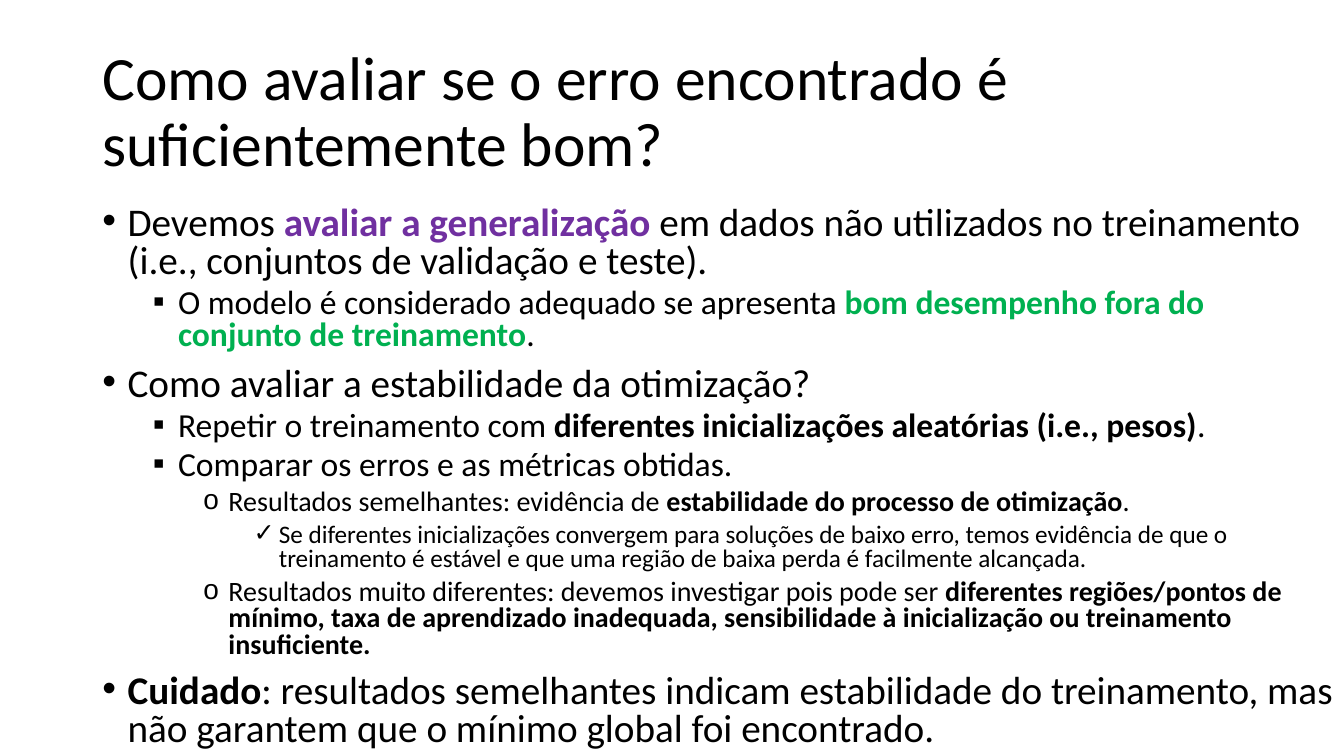
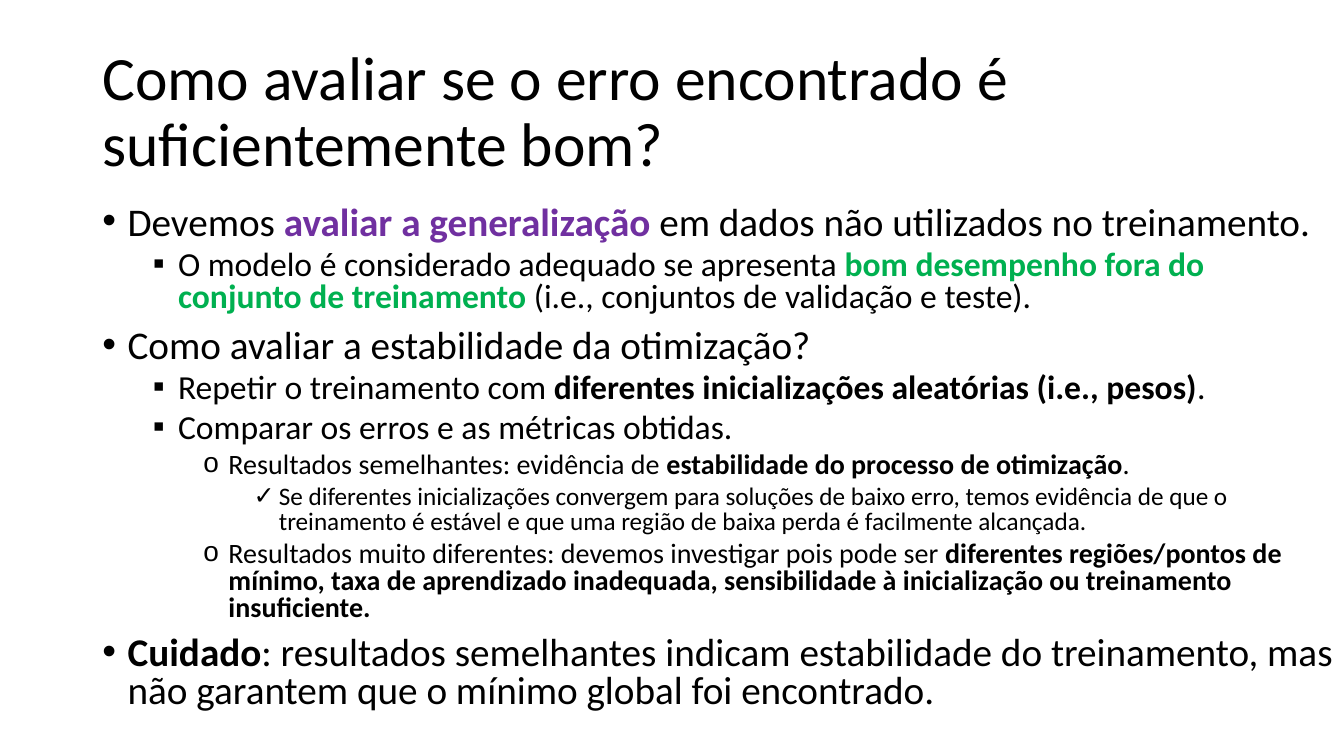
Before and after one commit to zz4fap/c24_inteligencia_artificial, a slide deck: slide 51 of slides/C24_MLP.pptx. Drawn at 1344x756 pixels with LibreOffice and Linux fonts; fonts in the diff are those of the drawing. Boxes give left, top, right and bottom in pixels: in the first picture for what was removed or moved away, otherwise in the second. Text is boxed around its words. In the diff, an @@ line names an element or a change of style, - is before the commit and + after.

Commit message:
new slides

```diff
--- a/slides/C24_MLP.pptx
+++ b/slides/C24_MLP.pptx
@@ text at (128, 208, 1310, 314): text changed; size 28 to 24 pt @@
-• Devemos avaliar a generalização em dados não utilizados no treinamento (i.e., conjuntos de validação e teste).
-  ▪ O modelo é considerado adequado se apresenta bom desempenho fora do conjunto de treinamento.
+• Devemos avaliar a generalização em dados não utilizados no treinamento.
+  ▪ O modelo é considerado adequado se apresenta bom desempenho fora do conjunto de treinamento (i.e., conjuntos de validação e teste).
```
Also in this commit, not shown: 5 other slides changed.
